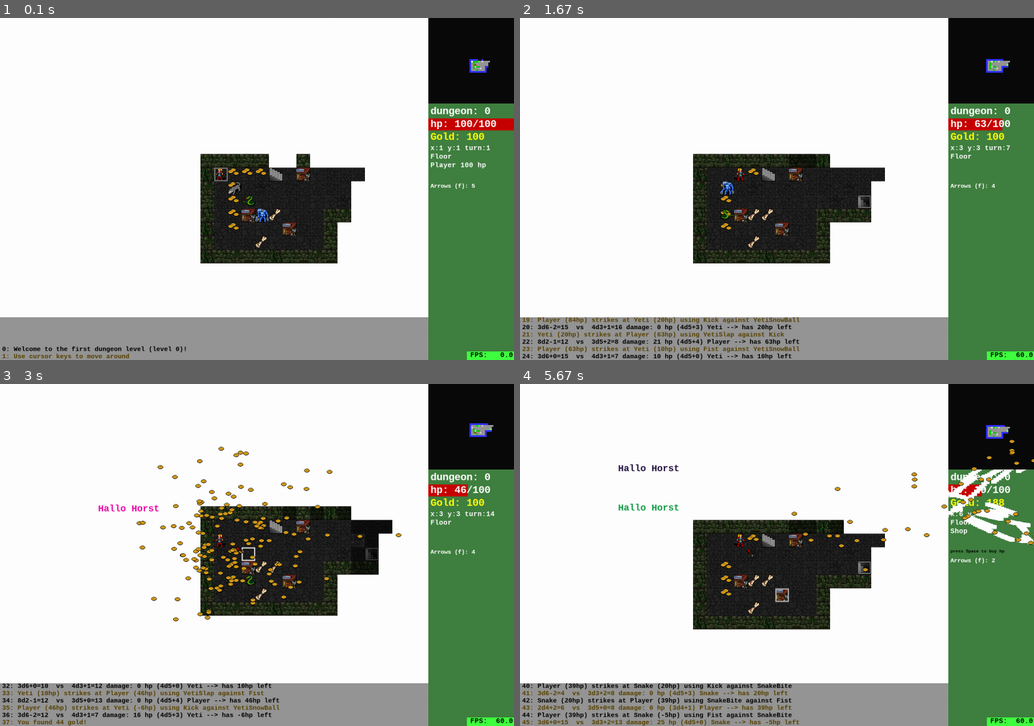
Above: before the commit, frames 1-4 (two rows, left to right).
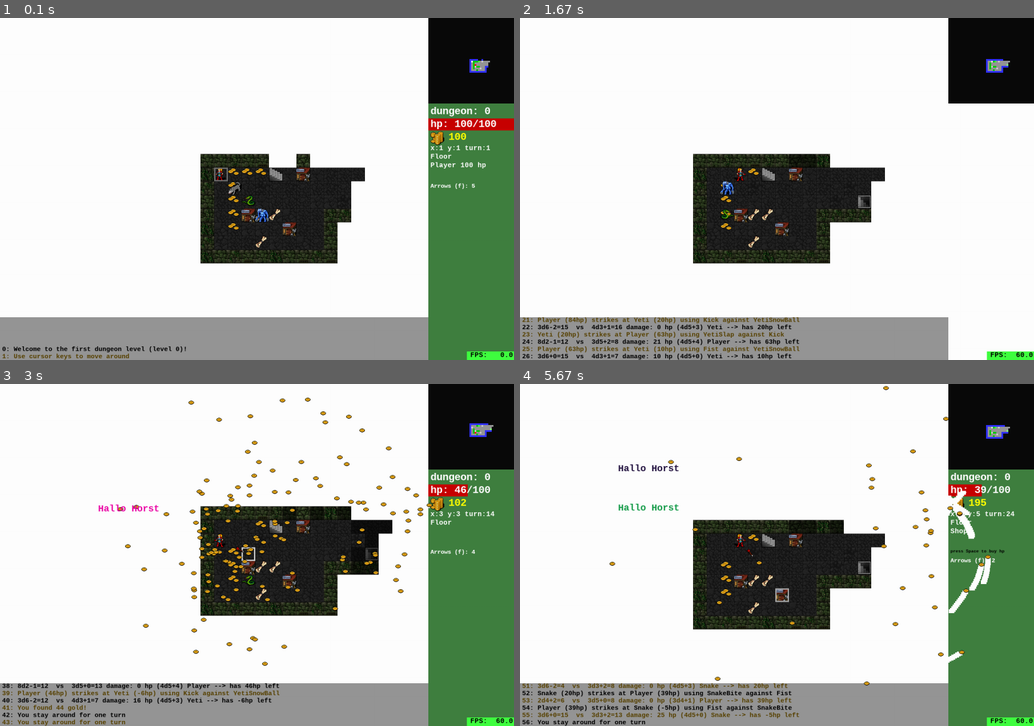
Above: after the commit, the same moments.

Repository: spheppner/roguebasin_python3
Game: pygame game, started from roguebasin_pygame.py
The game is run twice, just before and just after one commit, with the same random seed, the same clock (stepped at 60 frames per second) and the same inputs.
Inputs (mouse positions are in pixels of both pictures, inside the frame that each line leads up to):
- Up to frame 1 (0.1 s): no input
- Up to frame 2 (1.67 s): hold Right 0.33-0.8 s; move the mouse to (756, 202) at 0.37 s; hold Up 0.83-1.13 s; move the mouse to (823, 106) at 0.87 s; tap Space at 0.9, 1.23, 1.53 s; hold Right 1.17-1.63 s; move the mouse to (823, 100) at 1.2 s; tap F at 1.32 s
- Up to frame 3 (3 s): hold Left 1.67-2.2 s; move the mouse to (138, 486) at 1.7 s; tap Space at 1.73, 2.03, 2.3, 2.63, 2.93 s; hold Down 2.23-2.53 s; move the mouse to (149, 500) at 2.27 s; tap X at 2.38 s; hold Left 2.57-2.97 s; move the mouse to (82, 520) at 2.6 s; tap F at 2.72 s
- Up to frame 4 (5.67 s): press the mouse at (848, 472) at 3.03 s; move the mouse to (812, 575) at 3.13 s; release the mouse at (782, 681) at 3.27 s; hold Up 3.33-3.7 s; move the mouse to (735, 681) at 3.37 s; tap Space at 3.4, 3.8, 4.1, 4.87, 5.17, 5.37 s; tap X at 3.48, 4.95 s; hold Right 3.73-4.37 s; move the mouse to (597, 462) at 3.77 s; tap F at 3.88, 5.45 s; hold Left 4.8-5.27 s; hold Right from 5.3 s (still down); move the mouse to (956, 486) at 5.33 s

The runs differ from the first frame. In frame 1, 0.2% of the frame differs, in the area x 83-95%, y 33-38%; in frame 2, 12%, in the area x 0-100%, y 25-100%; in frame 3, 4.2%; in frame 4, 5.1%.

Commit message:
gold sprites sucked into panel with physic!

Diff:
--- a/roguebasin_pygame.py
+++ b/roguebasin_pygame.py
@@ -313,37 +313,40 @@
 
     image = None # will be set from Viewer.create_tiles
     blackhole = pygame.math.Vector2(0,0) # Vector2  :  will be set from Viewer.init
-    force = 10
-    krit = 15
+    speed = 10
+    krit = 5
+    blackholemass = 10**7
     speedlimit = 300
 
 
     def _overwrite_parameters(self):
         super()._overwrite_parameters()
         self.picture = self.image
-        self.undisturbed = 1 + random.random()*1.5  # time without black hole pull
+        self.undisturbed = 0 + random.random()*0.5  # time without black hole pull
         self.create_image()
         self.move = pygame.math.Vector2(random.randint(50, 200),0)
         self.move.rotate_ip(random.randint(0,360))
         #self.max_age = 10
-        self.friction = 0.99
+        #self.friction = 0.99
         #print("black hole:", self.blackhole)
 
     def update(self, seconds):
         super().update(seconds)
-        self.move *= self.friction
+        #self.move *= self.friction
         if self.age < self.undisturbed:
             return
         distance =  self.blackhole - self.pos
+        acc =  self.blackholemass /  distance.length()**1.8 #2
+
         if distance.length() < self.krit:
             Game.player.gold += 1 # delay, gold is added only after gold-fly animation
             self.kill()
         distance.normalize_ip()
-        distance *= self.force
-        self.move += distance #pygame.math.Vector2(0,5)#distance
-        #if self.move.length() > self.speedlimit:
-        #    self.move.normalize_ip()
-        #    self.move *= self.speedlimit
+        acc *= distance
+        self.move += acc * seconds #pygame.math.Vector2(0,5)#distance
+        if self.move.length() > self.speedlimit:
+            self.move.normalize_ip()
+            self.move *= self.speedlimit
 
 class FlyingObject(VectorSprite):
     image = None  # will be set from Viewer.create_tiles
@@ -1770,7 +1773,7 @@
         Viewer.grid_size = grid_size  # make global readable
         Viewer.width = width
         Viewer.height = height
-        GoldSprite.blackhole = pygame.math.Vector2(Viewer.width - self.panel_width + 5, Viewer.panel_width + 75)
+        GoldSprite.blackhole = pygame.math.Vector2(Viewer.width - self.panel_width + 10, Viewer.panel_width + 80)
         self.random1 = random.randint(1, 1000)  # necessary for Viewer.wall_and_floor_theme
         self.random2 = random.randint(1, 1000)
         pygame.init()
@@ -1988,6 +1991,8 @@
         BleedingSprite.image = pygame.Surface.subsurface(feats_img, (248,160,32,22))#(717,417,29,25))
         BlinkSprite.image = pygame.Surface.subsurface(feats_img, (0,384,30,32))
         HealingSprite.image = pygame.Surface.subsurface(main_img, (158,381,15,15))
+        # ---- gui tiles ----
+        self.goldstack_image = pygame.Surface.subsurface(main_img, (507,656,32,32)) # stack of gold
 
     def wall_and_floor_theme(self):
         """select a set of floor/walltiles, depending on level number (z)"""
@@ -2191,7 +2196,8 @@
             self.game.player.hitpoints, self.game.player.hitpoints_max), x=5, y=35,
               color=(255, 255, 255), font_size=24)
         # -y65 ----------------------
-        write(self.panelscreen, text="Gold: {}".format(
+        self.panelscreen.blit(self.goldstack_image, (5,65))
+        write(self.panelscreen, text="   {}".format(
             self.game.player.gold), x=5, y=65, color=(255, 255, 0), font_size=24)
 
         # --- write cursor information into panel ---
@@ -2302,10 +2308,12 @@
                 if victim is not None:
                     self.explosion_at_tile(startpos=(self.game.player.x, self.game.player.y),
                                            color=(200,0,0),minspeed=1, maxspeed=100)
+
         self.animate_sprites_only()
-        self.draw_panel()  # to update player hitpoints
+        #self.draw_panel()  # to update player hitpoints
         old_gold = self.game.player.gold
         self.game.new_turn()
+
         delta_gold = self.game.player.gold - old_gold
         if delta_gold > 0:
             self.explosion_at_tile(startpos=(self.game.player.x, self.game.player.y),
@@ -2343,6 +2351,13 @@
         self.redraw = True
         # exittime = 0
         self.spriteless_background = pygame.Surface((Viewer.width, Viewer.height))
+        # fill panel color into spriteless background
+        pygame.draw.rect(self.spriteless_background,(64, 128, 64), (self.width-self.panel_width,
+                                                                    self.panel_width, self.panel_width,
+                                                                    self.height-self.panel_width))
+        #while True:
+        self.screen.blit(self.spriteless_background, (0,0))
+        ###    pygame.display.flip()
         show_range = False
         self.animation = 0  # how many seconds animation should be played until the game accept inputs, new turn etc again
         reset_cursor = True
@@ -2351,6 +2366,17 @@
             #print("mouse:", pygame.mouse.get_pos())
             self.game.check_player()  # if player has hitpoints left
             if Game.game_over:
+                Flytext(text="Game Over", fontsize=100, pos=pygame.math.Vector2(self.pcx, self.pcy),
+                        move=pygame.math.Vector2(0, -5), acceleration_factor=1.0, color=(20,20,200))
+                for dy, v in enumerate(self.game.player.victims):
+                    #print(v, self.game.player.victims[v])
+                    Flytext(text="you killed {} {}".format(self.game.player.victims[v],v),
+                            pos=pygame.math.Vector2(self.pcx, self.pcy + 50+20 * dy),
+                            move=pygame.math.Vector2(0, -5), acceleration_factor=1.0,
+                            fontsize=25, color=(40,40,240))
+
+                self.animation = self.playtime + 5 + dy* 0.5
+                self.animate_sprites_only()
                 running = False
             milliseconds = self.clock.tick(self.fps)  #
             seconds = milliseconds / 1000
@@ -2489,6 +2515,7 @@
 
                         if event.key == pygame.K_SPACE:
                             # Game.turn += 1  # wait a turn
+                            Game.log.append("You stay around for one turn")
                             self.new_turn_in_Viewer()
                             # on shop buy 10 hp for one gold
                             for o in Game.objects.values():
@@ -2563,12 +2590,12 @@
             # screen_without_sprites = self.screen.copy()
             # self.allgroup.clear(bgd=self.screen)
 
-            self.allgroup.clear(self.screen, self.spriteless_background)
-
+            #self.allgroup.clear(self.screen, self.spriteless_background)
+            self.screen.blit(self.spriteless_background, (0,0) )
             self.allgroup.update(seconds)
 
             # dirtyrects = []
-            #self.draw_panel()  # always draw panel #über allgropu draw: münzen sichtbar,  flackert
+            self.draw_panel()  # always draw panel #über allgropu draw: münzen sichtbar,  flackert
             dirtyrects = self.allgroup.draw(self.screen)
             #self.draw_panel()  # always draw panel #unter allgropu draw: münzen unsichtbar, flackert
 
@@ -2601,7 +2628,7 @@
             #dirtyrects.append((Viewer.width - self.panel_width, 0, Viewer.panel_width, Viewer.height))
 
             self.redraw = False
-            self.draw_panel()
+            #self.draw_panel()
 
 
             # write text below sprites
